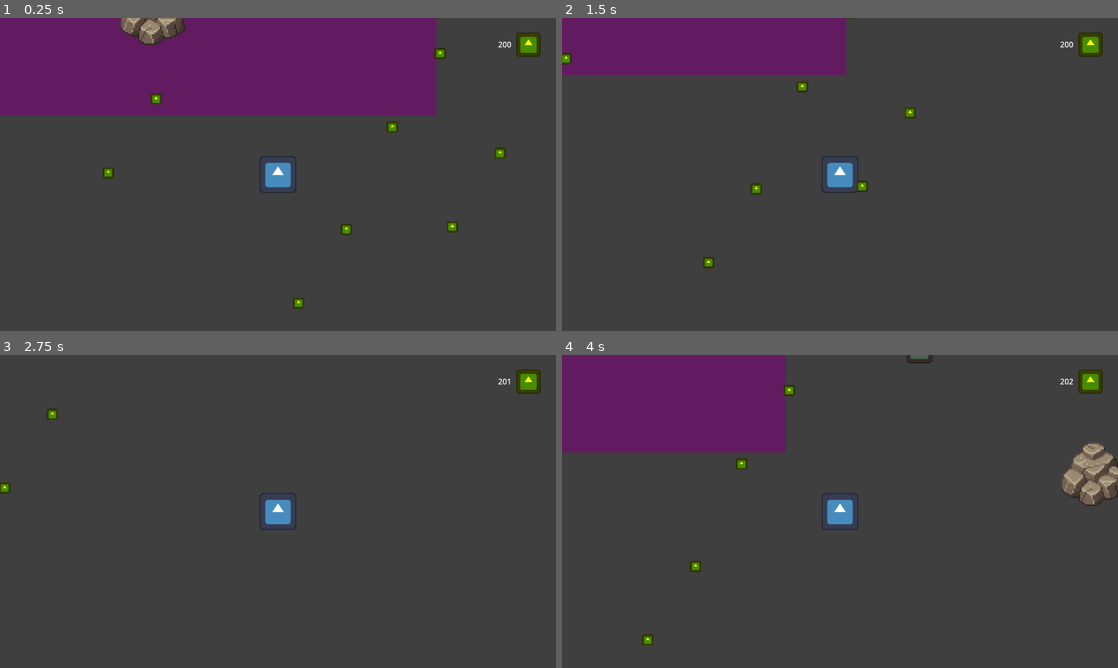
Above: before the commit, frames 1-4 (two rows, left to right).
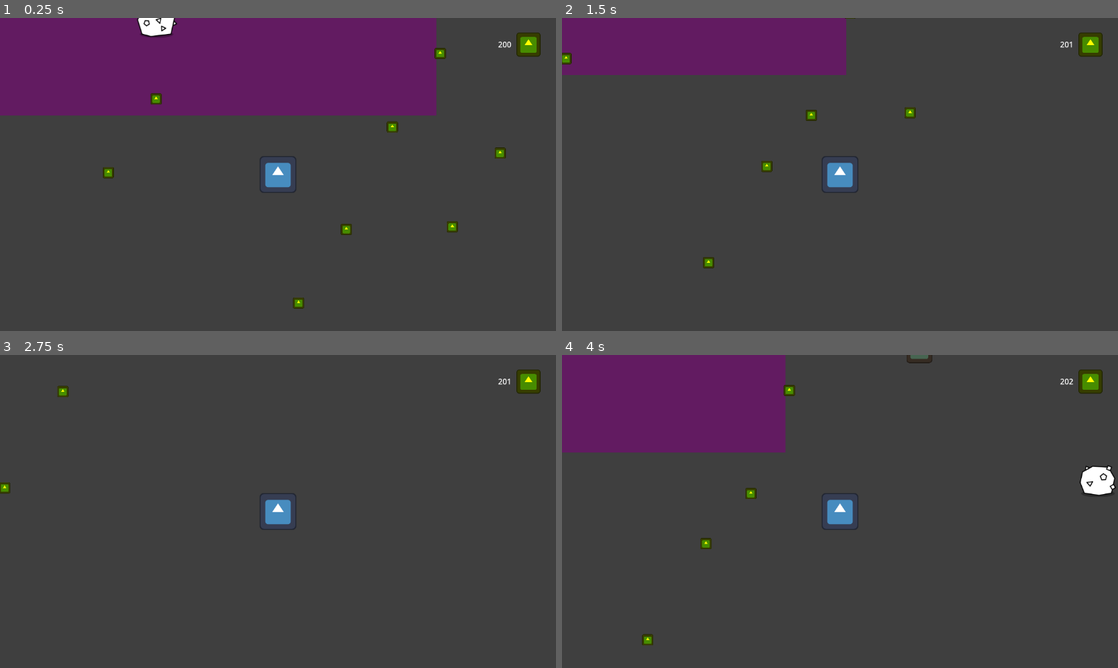
Above: after the commit, the same moments.

Repository: DeepRestGames/incremental-space-game
Game: Godot game, scene res://Scenes/Prototypes/Prototype_MainScene.tscn
Same seed, same stepped clock (60 frames per second), same inputs: the game is played once before the commit and once after it. The engine's default icon, where the game draws it, is replaced by a stand-in: a white triangle on a blue panel in a dark square.
Inputs (mouse positions are in pixels of both pictures, inside the frame that each line leads up to):
- Up to frame 1 (0.25 s): no input
- Up to frame 2 (1.5 s): tap Enter at 0.5 s; move the mouse to (962, 158) at 0.52 s; hold D (move_right) 0.53-1.28 s; hold E (interact) 0.53-1.28 s; move the mouse to (728, 190) at 1.27 s; hold S (move_down) from 1.28 s (still down); tap E (interact) at 1.35 s
- Up to frame 3 (2.75 s): move the mouse to (333, 442) at 2.02 s; release S (move_down) at 2.03 s; hold D (move_right) from 2.03 s (still down); hold E (interact) from 2.03 s (still down)
- Up to frame 4 (4 s): move the mouse to (812, 574) at 2.77 s; release D (move_right) at 2.78 s; release E (interact) at 2.78 s; hold W (move_up) 2.78-3.53 s; tap E (interact) at 2.85 s; move the mouse to (1006, 558) at 3.52 s; hold A (move_left) from 3.53 s (still down); hold E (interact) from 3.53 s (still down)

The runs differ from the first frame. In frame 1, 0.8% of the frame differs, in the area x 21-34%, y 0-9%; in frame 2, 0.4%; in frame 3, 0.1%; in frame 4, 1.6%, in the area x 23-100%, y 28-70%.

Commit message:
breakable spawn base resources, with tween for bouncing. Also, resources are attracted to player

Diff:
--- /dev/null
+++ b/Scenes/Environment/breakable_big.tscn
@@ -0,0 +1,106 @@
+[gd_scene load_steps=11 format=3 uid="uid://yat7dirw16l5"]
+
+[ext_resource type="Script" uid="uid://cvsef4mnyubft" path="res://Scripts/Environment/breakable.gd" id="1_a7o1t"]
+[ext_resource type="Texture2D" uid="uid://dhesnf141oq7u" path="res://Assets/Sprites/environment/rock_big_1.png" id="2_ygini"]
+[ext_resource type="AudioStream" uid="uid://cl6u3yq7buxfh" path="res://Assets/Audio/SFX/abdalrahman_bm-8-bit-gravel-footsteps-1-408582.mp3" id="8_elnt5"]
+[ext_resource type="AudioStream" uid="uid://8ekwcbtftlvh" path="res://Assets/Audio/SFX/freesound_community-8-bit-explosion-95847.mp3" id="9_mtgid"]
+
+[sub_resource type="CapsuleShape2D" id="CapsuleShape2D_v5ktr"]
+radius = 50.0
+height = 200.0
+
+[sub_resource type="CircleShape2D" id="CircleShape2D_5m1wr"]
+radius = 200.0
+
+[sub_resource type="StyleBoxFlat" id="StyleBoxFlat_mu2bs"]
+draw_center = false
+border_width_left = 5
+border_width_top = 5
+border_width_right = 5
+border_width_bottom = 5
+border_color = Color(0.483367, 0, 0.100044, 1)
+corner_radius_top_left = 5
+corner_radius_top_right = 5
+corner_radius_bottom_right = 5
+corner_radius_bottom_left = 5
+expand_margin_left = 5.0
+expand_margin_top = 5.0
+expand_margin_right = 5.0
+expand_margin_bottom = 5.0
+
+[sub_resource type="OccluderPolygon2D" id="OccluderPolygon2D_5gjhx"]
+polygon = PackedVector2Array(281, -86, 104, 131, -200, 127, -329, -59, -231, 172, 138, 172)
+
+[sub_resource type="AudioStreamRandomizer" id="AudioStreamRandomizer_r5n5c"]
+random_pitch = 3.0
+streams_count = 1
+stream_0/stream = ExtResource("8_elnt5")
+
+[sub_resource type="AudioStreamRandomizer" id="AudioStreamRandomizer_qituv"]
+random_pitch = 3.0
+streams_count = 1
+stream_0/stream = ExtResource("9_mtgid")
+
+[node name="BreakableBig" type="StaticBody2D"]
+collision_layer = 4
+script = ExtResource("1_a7o1t")
+totalHP = 6
+rock_sprites = Array[Texture2D]([ExtResource("2_ygini")])
+min_resource_drop = 10
+max_resource_drop = 20
+
+[node name="CollisionShape2D" type="CollisionShape2D" parent="."]
+position = Vector2(0, -39)
+rotation = 1.5708
+shape = SubResource("CapsuleShape2D_v5ktr")
+
+[node name="Sprite2D" type="Sprite2D" parent="CollisionShape2D"]
+position = Vector2(-47.335, 0)
+rotation = -1.5708
+scale = Vector2(1.2, 1.2)
+texture = ExtResource("2_ygini")
+
+[node name="Area2D" type="Area2D" parent="CollisionShape2D/Sprite2D"]
+
+[node name="CollisionShape2D" type="CollisionShape2D" parent="CollisionShape2D/Sprite2D/Area2D"]
+shape = SubResource("CircleShape2D_5m1wr")
+
+[node name="Control" type="Control" parent="."]
+visible = false
+layout_mode = 3
+anchors_preset = 0
+offset_left = -109.0
+offset_top = -198.0
+offset_right = 111.0
+offset_bottom = 22.0
+size_flags_horizontal = 4
+size_flags_vertical = 4
+metadata/_edit_use_anchors_ = true
+
+[node name="Panel" type="Panel" parent="Control"]
+layout_mode = 1
+anchors_preset = 15
+anchor_right = 1.0
+anchor_bottom = 1.0
+grow_horizontal = 2
+grow_vertical = 2
+theme_override_styles/panel = SubResource("StyleBoxFlat_mu2bs")
+metadata/_edit_use_anchors_ = true
+
+[node name="RockParticlesParent" type="Node2D" parent="."]
+position = Vector2(-13, -142)
+
+[node name="LightOccluder2D" type="LightOccluder2D" parent="."]
+position = Vector2(18, -67)
+occluder = SubResource("OccluderPolygon2D_5gjhx")
+
+[node name="Audio" type="Node2D" parent="."]
+
+[node name="Hit" type="AudioStreamPlayer" parent="Audio"]
+stream = SubResource("AudioStreamRandomizer_r5n5c")
+
+[node name="Destroy" type="AudioStreamPlayer" parent="Audio"]
+stream = SubResource("AudioStreamRandomizer_qituv")
+
+[connection signal="body_entered" from="CollisionShape2D/Sprite2D/Area2D" to="." method="_on_area_2d_body_entered"]
+[connection signal="body_exited" from="CollisionShape2D/Sprite2D/Area2D" to="." method="_on_area_2d_body_exited"]
--- a/Scenes/Environment/breakable.tscn
+++ b/Scenes/Environment/breakable_small.tscn
@@ -1,17 +1,18 @@
-[gd_scene load_steps=12 format=3 uid="uid://c6qwwmff8anwx"]
+[gd_scene load_steps=16 format=3 uid="uid://c6qwwmff8anwx"]
 
-[ext_resource type="Script" uid="uid://dnrt30vluvdw8" path="res://Scripts/Environment/breakable.gd" id="1_om1mr"]
-[ext_resource type="Texture2D" uid="uid://bmn7mspg2bic0" path="res://Assets/Sprites/environment/rock.png" id="2_4xvkv"]
-[ext_resource type="AudioStream" uid="uid://cl6u3yq7buxfh" path="res://Assets/Audio/SFX/abdalrahman_bm-8-bit-gravel-footsteps-1-408582.mp3" id="4_5gjhx"]
-[ext_resource type="AudioStream" uid="uid://8ekwcbtftlvh" path="res://Assets/Audio/SFX/freesound_community-8-bit-explosion-95847.mp3" id="5_2om3j"]
+[ext_resource type="Script" uid="uid://cvsef4mnyubft" path="res://Scripts/Environment/breakable.gd" id="1_4ng74"]
+[ext_resource type="Texture2D" uid="uid://dq0ww0v8actmk" path="res://Assets/Sprites/environment/rock_1.png" id="2_s777y"]
+[ext_resource type="Texture2D" uid="uid://bgcnjmoxfsp2n" path="res://Assets/Sprites/environment/rock_2.png" id="3_o1sp6"]
+[ext_resource type="Texture2D" uid="uid://b55ltj8wrrbag" path="res://Assets/Sprites/environment/rock_3.png" id="4_oih5c"]
+[ext_resource type="Texture2D" uid="uid://cp0j4lvnx2qy7" path="res://Assets/Sprites/environment/rock_4.png" id="5_nkjps"]
+[ext_resource type="Texture2D" uid="uid://cq450xheijdcf" path="res://Assets/Sprites/environment/rock_5.png" id="6_00jem"]
+[ext_resource type="Texture2D" uid="uid://bvwyvtefe060y" path="res://Assets/Sprites/environment/rock_6.png" id="7_m8p8b"]
+[ext_resource type="AudioStream" uid="uid://cl6u3yq7buxfh" path="res://Assets/Audio/SFX/abdalrahman_bm-8-bit-gravel-footsteps-1-408582.mp3" id="8_5j6il"]
+[ext_resource type="AudioStream" uid="uid://8ekwcbtftlvh" path="res://Assets/Audio/SFX/freesound_community-8-bit-explosion-95847.mp3" id="9_sqqoc"]
 
 [sub_resource type="CapsuleShape2D" id="CapsuleShape2D_v5ktr"]
 radius = 50.0
 height = 200.0
-
-[sub_resource type="AtlasTexture" id="AtlasTexture_v5ktr"]
-atlas = ExtResource("2_4xvkv")
-region = Rect2(71, 70, 234, 232)
 
 [sub_resource type="CircleShape2D" id="CircleShape2D_5m1wr"]
 radius = 200.0
@@ -38,16 +39,17 @@
 [sub_resource type="AudioStreamRandomizer" id="AudioStreamRandomizer_r5n5c"]
 random_pitch = 3.0
 streams_count = 1
-stream_0/stream = ExtResource("4_5gjhx")
+stream_0/stream = ExtResource("8_5j6il")
 
 [sub_resource type="AudioStreamRandomizer" id="AudioStreamRandomizer_qituv"]
 random_pitch = 3.0
 streams_count = 1
-stream_0/stream = ExtResource("5_2om3j")
+stream_0/stream = ExtResource("9_sqqoc")
 
-[node name="Breakable" type="StaticBody2D"]
+[node name="BreakableSmall" type="StaticBody2D"]
 collision_layer = 4
-script = ExtResource("1_om1mr")
+script = ExtResource("1_4ng74")
+rock_sprites = Array[Texture2D]([ExtResource("2_s777y"), ExtResource("3_o1sp6"), ExtResource("4_oih5c"), ExtResource("5_nkjps"), ExtResource("6_00jem"), ExtResource("7_m8p8b")])
 
 [node name="CollisionShape2D" type="CollisionShape2D" parent="."]
 position = Vector2(0, -39)
@@ -55,9 +57,10 @@
 shape = SubResource("CapsuleShape2D_v5ktr")
 
 [node name="Sprite2D" type="Sprite2D" parent="CollisionShape2D"]
-position = Vector2(-60.9999, 15.0002)
+position = Vector2(-47.335, 0)
 rotation = -1.5708
-texture = SubResource("AtlasTexture_v5ktr")
+scale = Vector2(1.2, 1.2)
+texture = ExtResource("2_s777y")
 
 [node name="Area2D" type="Area2D" parent="CollisionShape2D/Sprite2D"]
 
@@ -68,12 +71,10 @@
 visible = false
 layout_mode = 3
 anchors_preset = 0
-offset_left = -132.0
-offset_top = -215.0
-offset_right = 103.0
-offset_bottom = 15.0
-grow_horizontal = 2
-grow_vertical = 2
+offset_left = -100.0
+offset_top = -180.0
+offset_right = 100.0
+offset_bottom = 20.0
 size_flags_horizontal = 4
 size_flags_vertical = 4
 metadata/_edit_use_anchors_ = true
--- a/Scenes/Prototypes/Prototype_MainScene.tscn
+++ b/Scenes/Prototypes/Prototype_MainScene.tscn
@@ -6,8 +6,9 @@
 [ext_resource type="PackedScene" uid="uid://csht05sstrhwi" path="res://Scenes/HUB/DepositBox/DepositBox.tscn" id="4_x1isb"]
 [ext_resource type="PackedScene" uid="uid://ccmhp41okc8g0" path="res://Scenes/HUB/ExpeditionShip/ExpeditionShip.tscn" id="5_a3inl"]
 [ext_resource type="PackedScene" uid="uid://crrb27a44kdne" path="res://Scenes/Environment/CaptureArea.tscn" id="6_a3inl"]
-[ext_resource type="PackedScene" uid="uid://ble6jrlokbqme" path="res://Scenes/Particles/ResourceToDepositBoxParticles.tscn" id="7_svxod"]
-[ext_resource type="PackedScene" uid="uid://c6qwwmff8anwx" path="res://Scenes/Environment/breakable.tscn" id="8_mu2bs"]
+[ext_resource type="PackedScene" uid="uid://cnmiukq20xuav" path="res://Scenes/Particles/PlayerToDepositBoxParticles.tscn" id="7_svxod"]
+[ext_resource type="PackedScene" uid="uid://c6qwwmff8anwx" path="res://Scenes/Environment/breakable_small.tscn" id="8_mu2bs"]
+[ext_resource type="PackedScene" uid="uid://yat7dirw16l5" path="res://Scenes/Environment/breakable_big.tscn" id="9_v5ktr"]
 
 [node name="PrototypeMainScene" type="Node2D"]
 
@@ -59,6 +60,7 @@
 scale = Vector2(3, 3)
 
 [node name="ResourceToDepositBoxParticles" parent="." instance=ExtResource("7_svxod")]
+visible = false
 
 [node name="Breakable" parent="." instance=ExtResource("8_mu2bs")]
 position = Vector2(869, -1078)
@@ -77,3 +79,6 @@
 
 [node name="Breakable6" parent="." instance=ExtResource("8_mu2bs")]
 position = Vector2(1625, -28)
+
+[node name="BreakableBig" parent="." instance=ExtResource("9_v5ktr")]
+position = Vector2(1342, -899)
--- a/Scenes/Resources/BasePickup.tscn
+++ b/Scenes/Resources/BasePickup.tscn
@@ -44,6 +44,9 @@
 &"hover": SubResource("Animation_56pls")
 }
 
+[sub_resource type="CircleShape2D" id="CircleShape2D_2qmmm"]
+radius = 150.0
+
 [node name="BasePickup" type="Area2D"]
 collision_layer = 0
 monitorable = false
@@ -62,4 +65,12 @@
 &"": SubResource("AnimationLibrary_gmi6t")
 }
 
+[node name="MoveToPlayerArea2D" type="Area2D" parent="."]
+collision_layer = 0
+
+[node name="CollisionShape2D" type="CollisionShape2D" parent="MoveToPlayerArea2D"]
+shape = SubResource("CircleShape2D_2qmmm")
+
 [connection signal="body_entered" from="." to="." method="_on_body_entered"]
+[connection signal="body_entered" from="MoveToPlayerArea2D" to="." method="_on_move_to_player_area_2d_body_entered"]
+[connection signal="body_exited" from="MoveToPlayerArea2D" to="." method="_on_move_to_player_area_2d_body_exited"]
--- a/Scripts/Environment/breakable.gd
+++ b/Scripts/Environment/breakable.gd
@@ -16,9 +16,18 @@
 @onready var rock_particles = preload("res://Scenes/Particles/rock_particles.tscn")
 var last_rock_particles_node: GPUParticles2D
 
+@onready var sprite_2d: Sprite2D = $CollisionShape2D/Sprite2D
+@export var rock_sprites: Array[Texture2D]
+
+@onready var resource_drop_scene: PackedScene = preload("res://Scenes/Resources/BasePickup.tscn")
+@export var min_resource_drop: int = 3
+@export var max_resource_drop: int = 6
+
 
 func _ready() -> void:
 	currentHP = totalHP
+
+	sprite_2d.texture = rock_sprites.pick_random()
 
 	EventBus.connect("action_trigger_interact", on_interacted)
 
@@ -33,9 +42,20 @@
 	last_rock_particles_node
 	if currentHP <= 0:
 		destroy.play()
+		spawn_resource_drops()
 		defer_destroy_object()
 	else:
 		hit.play()
+
+
+func spawn_resource_drops() -> void:
+	var actual_resource_drop_number = randi_range(min_resource_drop, max_resource_drop)
+
+	for i in actual_resource_drop_number:
+		var resource_drop_node = resource_drop_scene.instantiate() as BasePickup
+		resource_drop_node.global_position = self.global_position
+		get_tree().root.add_child(resource_drop_node)
+		resource_drop_node.randomize_spawn_direction()
 
 
 func play_rock_particles() -> void:
--- a/Scripts/Resources/Pickups/BasePickup.gd
+++ b/Scripts/Resources/Pickups/BasePickup.gd
@@ -11,6 +11,10 @@
 @export_group("Pickup Info")
 @export var pickup_name: String
 @export var pickup_amount: int = 1
+
+@export_group("Player attraction")
+var player_in_attraction_area: bool = false
+@export var movement_speed: float = 200
 
 
 func _ready() -> void:
@@ -26,3 +30,30 @@
 
 		EventBus.emit_signal("add_resource", pickup_amount)
 		queue_free()
+
+
+func _physics_process(delta: float) -> void:
+	if player_in_attraction_area:
+		global_position = global_position.move_toward(GameManager.player.global_position, delta * movement_speed)
+
+
+func _on_move_to_player_area_2d_body_entered(body: Node2D) -> void:
+	if body.is_in_group("Player"):
+		player_in_attraction_area = true
+
+
+func _on_move_to_player_area_2d_body_exited(body: Node2D) -> void:
+	if body.is_in_group("Player"):
+		player_in_attraction_area = false
+
+
+func randomize_spawn_direction() -> void:
+	var direction = Vector2(randf_range(-1, 1), randf_range(-1, 1))
+	var spawn_velocity = randi_range(120, 200)
+	var spawn_duration = randf_range(.5, 1)
+
+	var tween_y = get_tree().create_tween().set_ease(Tween.EASE_OUT).set_trans(Tween.TRANS_BOUNCE)
+	tween_y.tween_property(self, "position:y", position.y + (direction.y * spawn_velocity), spawn_duration)
+
+	var tween_x = get_tree().create_tween().set_ease(Tween.EASE_OUT).set_trans(Tween.TRANS_CUBIC)
+	tween_x.tween_property(self, "position:x", position.x + (direction.x * spawn_velocity), spawn_duration)
Binary file added: Assets/Sprites/environment/Rocks_v1.png
Not shown, added: Assets/Sprites/environment/Rocks_v1.png.import
Binary file added: Assets/Sprites/environment/rock_1.png
Not shown, added: Assets/Sprites/environment/rock_1.png.import
Binary file added: Assets/Sprites/environment/rock_2.png
Not shown, added: Assets/Sprites/environment/rock_2.png.import
Binary file added: Assets/Sprites/environment/rock_3.png
Not shown, added: Assets/Sprites/environment/rock_3.png.import
Binary file added: Assets/Sprites/environment/rock_4.png
Not shown, added: Assets/Sprites/environment/rock_4.png.import
Binary file added: Assets/Sprites/environment/rock_5.png
Not shown, added: Assets/Sprites/environment/rock_5.png.import
(and 7 more such lines)
